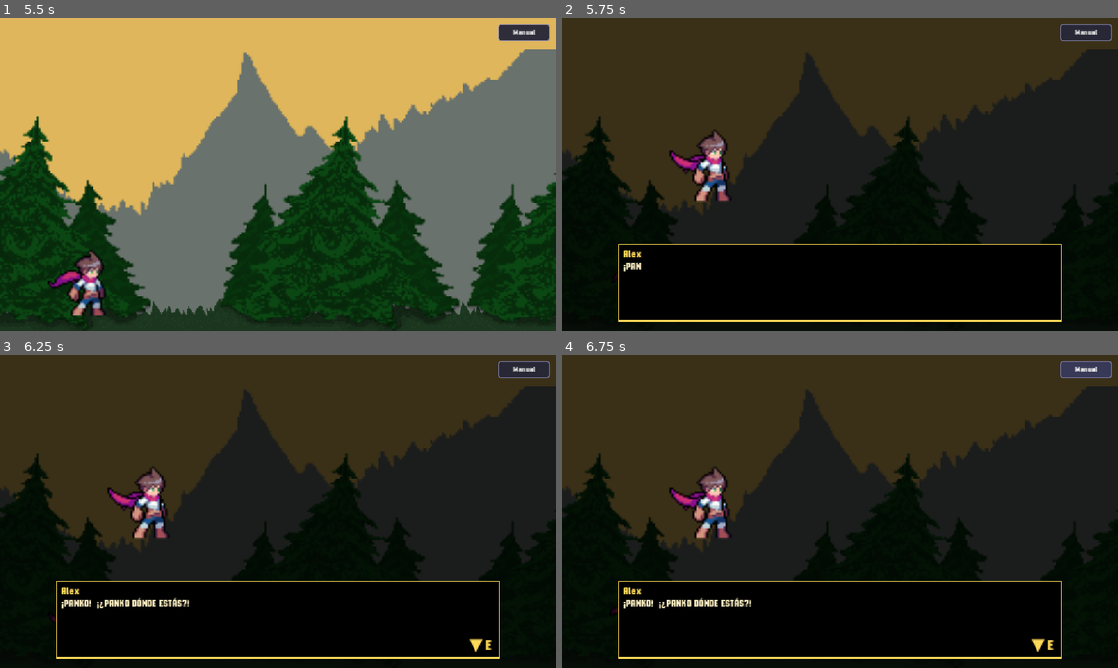
Above: before the commit, frames 1-4 (two rows, left to right).
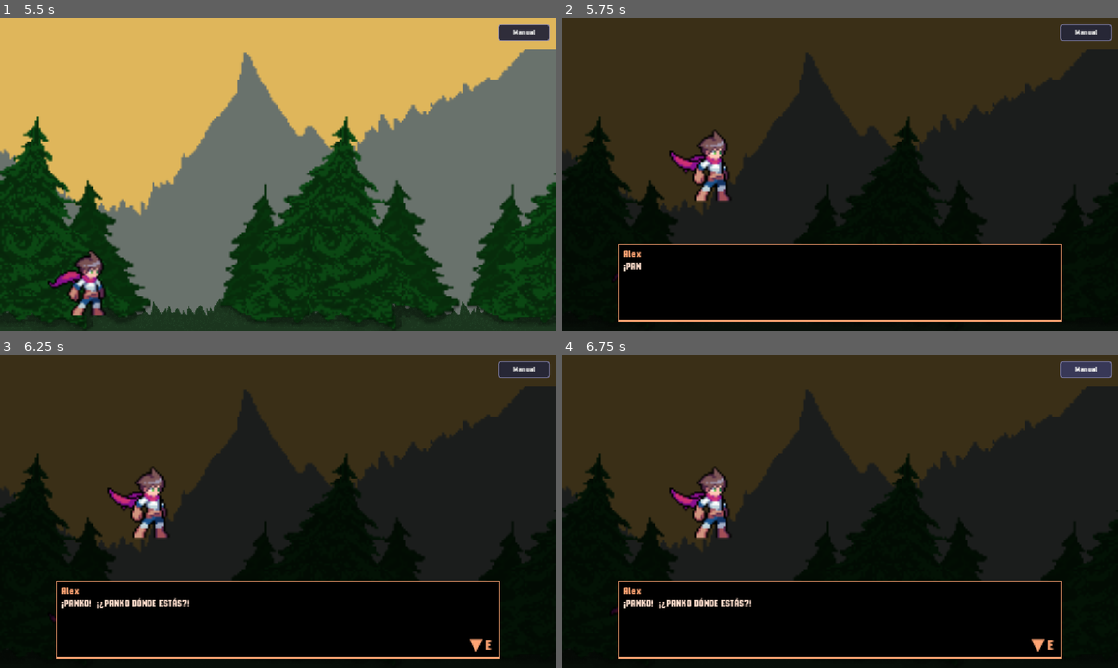
Above: after the commit, the same moments.

Repository: Intiti/ProyectoJuego-SEI
Game: Godot game, scene res://scenes/common/ui/MainMenu.tscn
Two runs of this game, one before a commit and one after it. Both use one fixed random seed, a clock stepped at 60 frames per second and the inputs below.
Inputs (mouse positions are in pixels of both pictures, inside the frame that each line leads up to):
- Up to frame 1 (5.5 s): click "JUGAR" at 0.5 s; click (278, 190) at 1.27 s; type "Alex" at 1.35 s; click "Manual" at 2 s; click "X Cerrar" at 2.75 s; click "CONFIRMAR" at 3.5 s; tap Enter (ui_accept) at 4.25, 4.52, 5.27 s; move the mouse to (400, 158) at 4.27 s; hold Right (ui_right) from 4.28 s (still down); tap E (interact) at 4.35, 5.1 s; click (400, 158) at 4.42 s; move the mouse to (166, 190) at 5.02 s
- Up to frame 2 (5.75 s): keep holding Right (ui_right)
- Up to frame 3 (6.25 s): move the mouse to (333, 442) at 5.77 s; release Right (ui_right) at 5.78 s; hold Left (ui_left) from 5.78 s (still down); tap E (interact) at 5.85 s
- Up to frame 4 (6.75 s): release Left (ui_left) at 6.5 s; click "Manual" at 6.5 s

Frame 1 is identical in both runs. In frame 2, 0.8% of the frame differs, in the area x 10-90%, y 72-98%; in frame 3, 0.9%; in frame 4, 0.9%.

Commit message:
colores modif

Diff:
--- a/scripts/common/ui/dialogBox.gd
+++ b/scripts/common/ui/dialogBox.gd
@@ -18,30 +18,23 @@
 signal cinematicDialogFinished
 
 # ── Colores por hablante ──────────────────────────────────────────────────────
-# Cada hablante tiene un color propio: tiñe su nombre, el borde del panel y
-# un tinte suave del texto. Los pensamientos "(...)" siguen siendo azul claro.
-# Para agregar un hablante nuevo basta añadir una línea aquí; si no está, se
-# genera un color estable a partir de su nombre (siempre el mismo).
-const SPEAKER_COLORS := {
-	"Jugador":              Color(1.00, 0.85, 0.35),
-	"Panko":                Color(1.00, 0.60, 0.25),
-	"Monito":               Color(0.70, 0.55, 0.95),
-	"Alcalde Boris":        Color(0.95, 0.35, 0.35),
-	"Facundo":              Color(0.40, 0.90, 0.60),
-	"Yang":                 Color(0.95, 0.95, 0.95),
-	"Ying":                 Color(0.55, 0.55, 0.60),
-	"Bob":                  Color(0.35, 0.85, 0.85),
-	"Miette":               Color(1.00, 0.55, 0.80),
-	"Profesor Félix":       Color(0.60, 0.80, 0.30),
-	"Rosalinda":            Color(0.95, 0.45, 0.65),
-	"Don Plateado":         Color(0.75, 0.80, 0.88),
-	"Heisencat":            Color(0.45, 0.95, 0.35),
-	"Grupo de Estudiantes": Color(1.00, 0.65, 0.30),
-	"Guardia":              Color(0.85, 0.30, 0.30),
-}
-# Separadores para hablantes simultáneos, p. ej. "Yang & Ying" o "Yang y Ying".
-# Cada nombre se pinta con su color y el texto lo dice "el grupo" (borde mixto).
-const MULTI_SEPARATORS := [" & ", "+", " y "]
+# TODOS los hablantes reciben un color automático calculado a partir de su
+# nombre: siempre es el mismo para el mismo nombre, así que no hace falta
+# registrar a cada NPC nuevo. Tiñe su nombre, el borde del panel y un tinte
+# suave del texto. Los pensamientos "(...)" siguen siendo azul claro.
+#
+# Si algún personaje necesita un color específico, agrégalo aquí y gana sobre
+# el automático:   "Nombre": Color(r, g, b),
+const SPEAKER_COLORS := {}
+
+# "Sal" del cálculo. Elegida para que los tonos de los personajes actuales
+# queden bien separados (≥14°). Si la cambias, TODOS los colores cambian.
+const COLOR_SALT := 158102
+
+# Separadores para hablantes simultáneos, p. ej. "Yang & Ying" o "Yang+Ying".
+# Cada nombre se pinta con su color. (" y " NO se usa, para que un nombre
+# normal con "y" no se parta por error.)
+const MULTI_SEPARATORS := [" & ", "+"]
 
 var speakerStyle: StyleBoxFlat
 
@@ -282,17 +275,18 @@
 			return result
 	return null
 
-# Color estable para hablantes que no están en SPEAKER_COLORS
+# Color estable derivado del nombre (hash propio y determinista)
 func _colorForSpeaker(speakerName: String) -> Color:
 	if SPEAKER_COLORS.has(speakerName):
 		return SPEAKER_COLORS[speakerName]
-	var h := float(abs(speakerName.hash()) % 360) / 360.0
-	return Color.from_hsv(h, 0.55, 1.0)
+	var h: int = COLOR_SALT
+	for i in speakerName.length():
+		h = (h * 31 + speakerName.unicode_at(i)) % 1000003
+	return Color.from_hsv(float(h % 360) / 360.0, 0.55, 1.0)
 
 # Separa "Yang & Ying" en ["Yang", "Ying"]. Un hablante normal devuelve [nombre].
 func _splitSpeakers(raw: String) -> Array:
-	# Si el nombre completo ya está registrado (p. ej. "Grupo de Estudiantes"),
-	# no lo partimos.
+	# Si el nombre completo tiene color propio, no lo partimos.
 	if SPEAKER_COLORS.has(raw):
 		return [raw]
 	for sep in MULTI_SEPARATORS:
